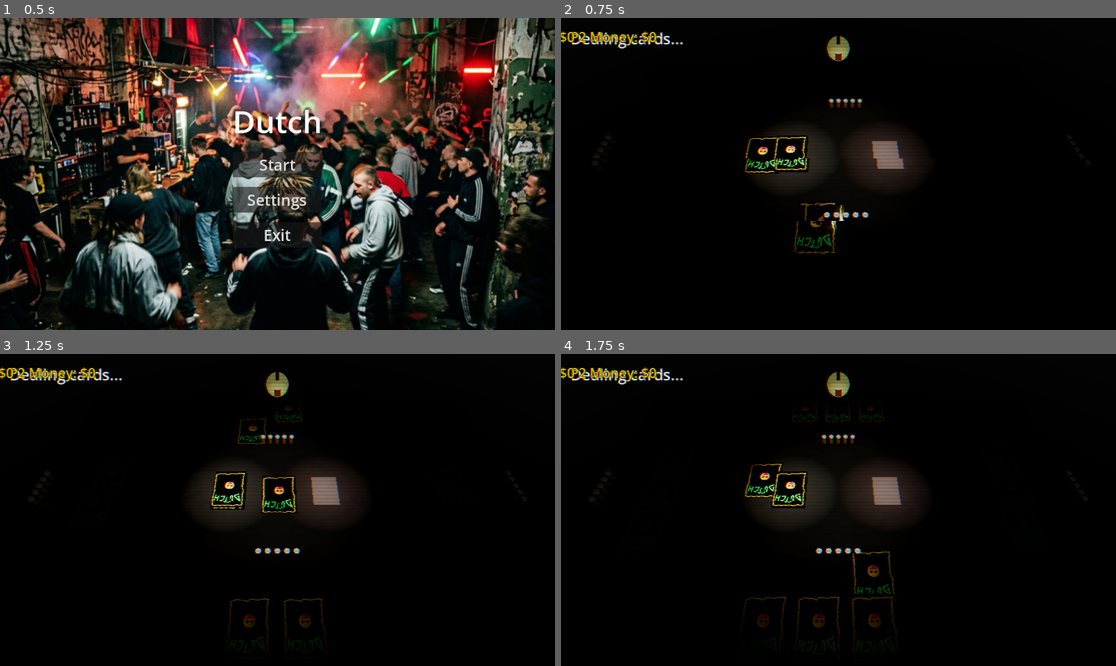
Above: before the commit, frames 1-4 (two rows, left to right).
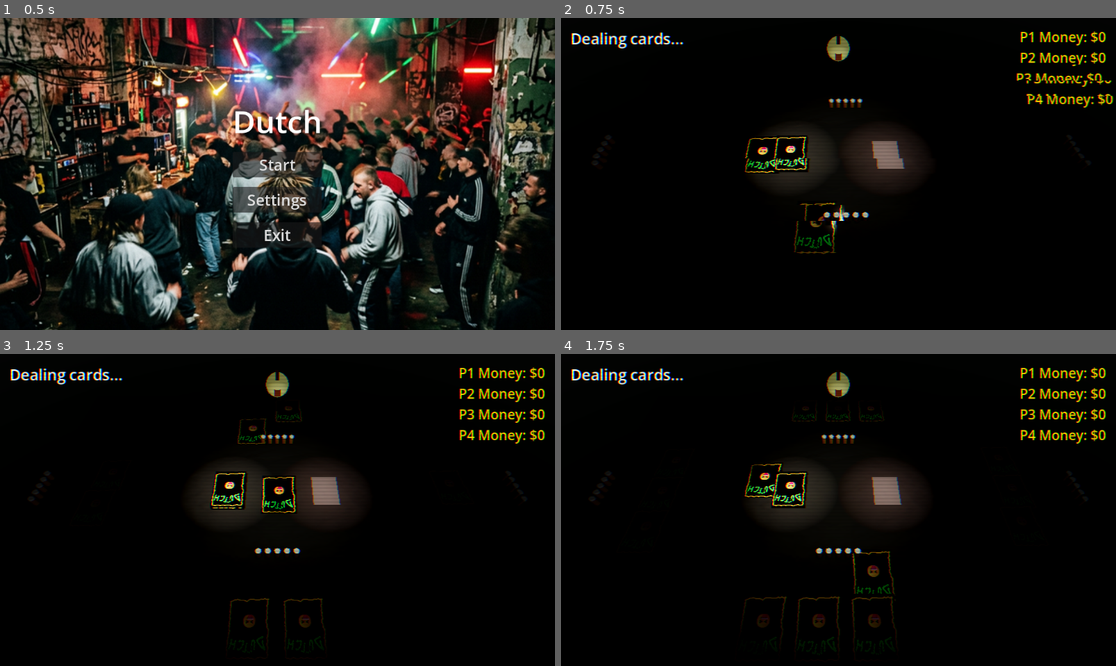
Above: after the commit, the same moments.

Repository: DinVin24/dutch
Game: Godot game, scene res://main_menu.tscn
The game is run twice, just before and just after one commit, with the same random seed, the same clock (stepped at 60 frames per second) and the same inputs.
Inputs (mouse positions are in pixels of both pictures, inside the frame that each line leads up to):
- Up to frame 1 (0.5 s): no input
- Up to frame 2 (0.75 s): click "Start" at 0.5 s
- Up to frame 3 (1.25 s): no input
- Up to frame 4 (1.75 s): tap Enter at 1.25 s; move the mouse to (960, 494) at 1.27 s; hold D from 1.28 s (still down); tap N (toggle_noclip) at 1.35 s; click (960, 494) at 1.42 s

Frame 1 is identical in both runs. In frame 2, 1.7% of the frame differs, in the area x 0-100%, y 4-29%; in frame 3, 1.7%; in frame 4, 1.7%.

Commit message:
fix(ui): move money labels to top right VBoxContainer
Agent: Executor. Moved the player money labels into a vertically stacked container anchored to the top right to prevent overlapping with the Turn Label on the top left.

Diff:
--- a/game_board_3d.gd
+++ b/game_board_3d.gd
@@ -131,8 +131,14 @@
 	forfeit_dutch_btn.pressed.connect(_on_cancel_dutch_pressed)
 
 	# Money Labels
-	var margins = [Vector2(20, -50), Vector2(20, 20), Vector2(-150, 20), Vector2(-150, -50)]
-	var presets = [Control.PRESET_BOTTOM_LEFT, Control.PRESET_CENTER_LEFT, Control.PRESET_TOP_RIGHT, Control.PRESET_CENTER_RIGHT]
+	var money_container = VBoxContainer.new()
+	money_container.set_anchors_preset(Control.PRESET_TOP_RIGHT)
+	money_container.offset_left = -220
+	money_container.offset_right = -20
+	money_container.offset_top = 20
+	money_container.offset_bottom = 200
+	$GameUI/MainHUD.add_child(money_container)
+
 	for i in range(4):
 		var l = Label.new()
 		l.text = "P" + str(i+1) + " Money: $0"
@@ -140,9 +146,8 @@
 		l.add_theme_color_override("font_color", Color.GOLD)
 		l.add_theme_color_override("font_outline_color", Color.BLACK)
 		l.add_theme_constant_override("outline_size", 4)
-		$GameUI/MainHUD.add_child(l)
-		l.set_anchors_preset(presets[i])
-		l.position = margins[i]
+		l.horizontal_alignment = HORIZONTAL_ALIGNMENT_RIGHT
+		money_container.add_child(l)
 		money_labels.append(l)
 
 func _create_button(text: String, color: Color, left: int, right: int) -> Button:
